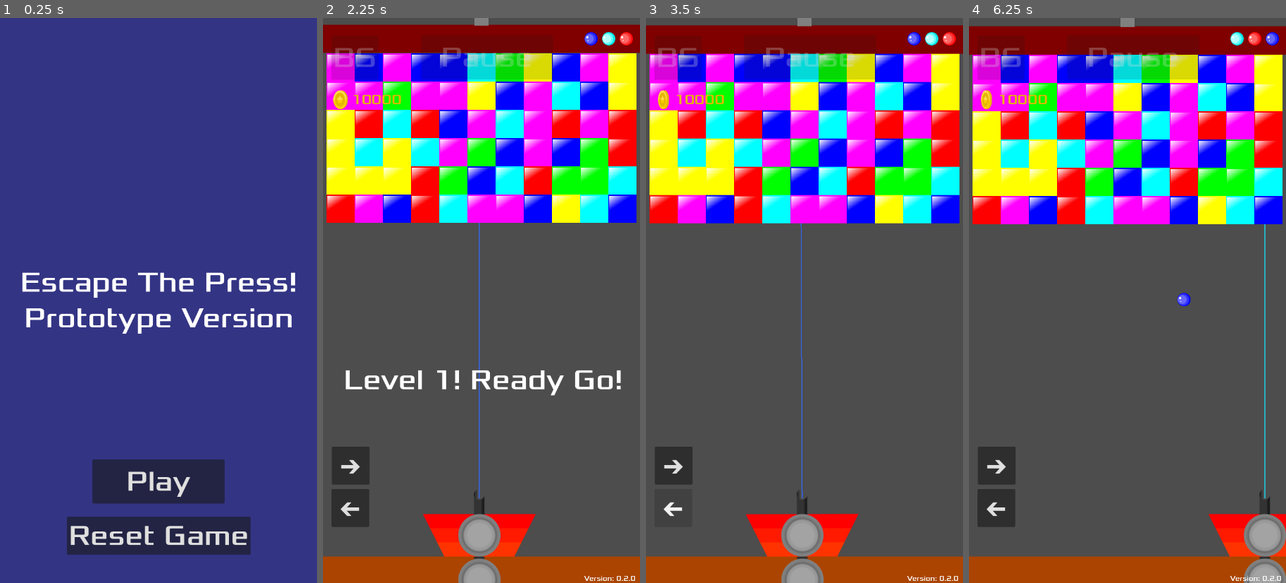
Above: before the commit, frames 1-4 (left to right).
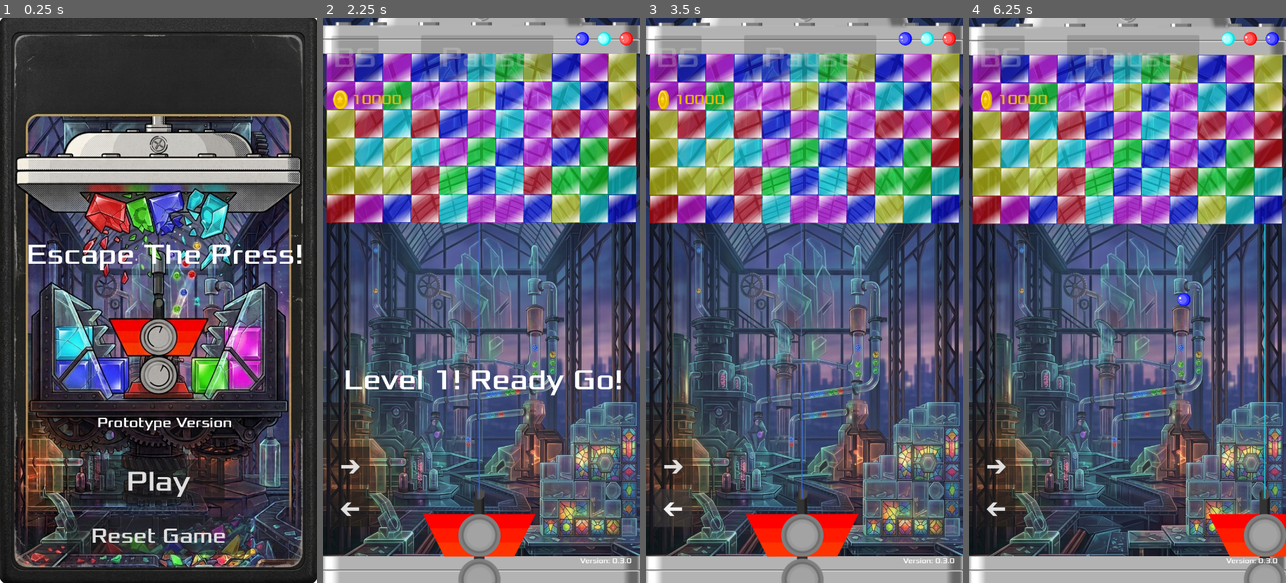
Above: after the commit, the same moments.

Repository: JamesElison/Escape_The_Press
Game: Godot game, scene res://core/scenes/set_elements/main_menu.tscn
Two runs of this game, one before a commit and one after it. Both use one fixed random seed, a clock stepped at 60 frames per second and the inputs below. Sound files missing from this copy of the repository are replaced by a short silence.
Inputs (mouse positions are in pixels of both pictures, inside the frame that each line leads up to):
- Up to frame 1 (0.25 s): no input
- Up to frame 2 (2.25 s): click "Play" at 0.5 s; click "BS" at 1.25 s; click "Equip" at 2 s
- Up to frame 3 (3.5 s): click "←" at 2.75 s
- Up to frame 4 (6.25 s): click "→" at 3.5 s; click "Pause" at 4.25 s; click "Play" at 5 s; move the mouse to (1197, 272) at 5.77 s; hold D (right) from 5.78 s (still down); click (1197, 272) at 5.85 s

The runs differ from the first frame. In frame 1, 97% of the frame differs, in the area x 0-100%, y 0-100%; in frame 2, 86%; in frame 3, 87%; in frame 4, 88%.

Commit message:
Version: 0.3.0

Diff:
--- a/core/entities/enemies/block.tscn
+++ b/core/entities/enemies/block.tscn
@@ -1,11 +1,11 @@
 [gd_scene format=3 uid="uid://bik42hpsbliq6"]
 
-[ext_resource type="Texture2D" uid="uid://e2fku2ona7dh" path="res://core/assets/sprites/set_objects/blue_block.png" id="1_jaeov"]
 [ext_resource type="Script" uid="uid://bcxkimdgv2pjv" path="res://core/scripts/block.gd" id="1_nenra"]
 [ext_resource type="AudioStream" uid="uid://cm7b8mq68n2hs" path="res://core/assets/sounds/fx/block_explode.wav" id="2_204ll"]
 [ext_resource type="AudioStream" uid="uid://don4opvfbilnj" path="res://core/assets/sounds/fx/block_color_change.wav" id="2_irl8d"]
 [ext_resource type="AudioStream" uid="uid://lmqso3hfapc1" path="res://core/assets/sounds/fx/block_explode_group.wav" id="4_76vvk"]
 [ext_resource type="AudioStream" uid="uid://c427hb413jkh2" path="res://core/assets/sounds/fx/block_move_down.wav" id="5_oqjew"]
+[ext_resource type="Texture2D" uid="uid://bbgh5ox2vchcj" path="res://core/assets/sprites/set_objects/red_block.png" id="6_oqjew"]
 
 [sub_resource type="RectangleShape2D" id="RectangleShape2D_jaeov"]
 size = Vector2(64, 64)
@@ -24,6 +24,18 @@
 "update": 0,
 "values": [Vector2(0, 0)]
 }
+tracks/1/type = "value"
+tracks/1/imported = false
+tracks/1/enabled = true
+tracks/1/path = NodePath(".:texture:load_path")
+tracks/1/interp = 1
+tracks/1/loop_wrap = true
+tracks/1/keys = {
+"times": PackedFloat32Array(0),
+"transitions": PackedFloat32Array(1),
+"update": 1,
+"values": ["res://.godot/imported/red_block.png-ecf3758f8a3e15b75726c0f64afb0323.ctex"]
+}
 
 [sub_resource type="Animation" id="Animation_204ll"]
 resource_name = "affected"
@@ -37,14 +49,31 @@
 tracks/0/keys = {
 "times": PackedFloat32Array(0, 0.15, 0.16, 0.3),
 "transitions": PackedFloat32Array(1, 1, 1, 1),
-"update": 0,
+"update": 1,
 "values": [Vector2(0, 0), Vector2(0, -20), Vector2(0, -20), Vector2(0, 0)]
+}
+
+[sub_resource type="Animation" id="Animation_oqjew"]
+resource_name = "shine"
+length = 0.14
+tracks/0/type = "value"
+tracks/0/imported = false
+tracks/0/enabled = true
+tracks/0/path = NodePath(".:texture:load_path")
+tracks/0/interp = 1
+tracks/0/loop_wrap = true
+tracks/0/keys = {
+"times": PackedFloat32Array(0, 0.06666667, 0.13333334),
+"transitions": PackedFloat32Array(1, 1, 1),
+"update": 1,
+"values": ["res://.godot/imported/red_block.png-ecf3758f8a3e15b75726c0f64afb0323.ctex", "res://.godot/imported/red_block_bright.png-2a3ce182bbeb063f3cce26fee1b3ef4d.ctex", "res://.godot/imported/red_block.png-ecf3758f8a3e15b75726c0f64afb0323.ctex"]
 }
 
 [sub_resource type="AnimationLibrary" id="AnimationLibrary_irl8d"]
 _data = {
 &"RESET": SubResource("Animation_nenra"),
-&"affected": SubResource("Animation_204ll")
+&"affected": SubResource("Animation_204ll"),
+&"shine": SubResource("Animation_oqjew")
 }
 
 [node name="Block" type="AnimatableBody2D" unique_id=1007953375]
@@ -71,7 +100,7 @@
 bus = &"fx"
 
 [node name="BlockSprite" type="Sprite2D" parent="." unique_id=6446511]
-texture = ExtResource("1_jaeov")
+texture = ExtResource("6_oqjew")
 
 [node name="BlockShape" type="CollisionShape2D" parent="." unique_id=1474964178]
 shape = SubResource("RectangleShape2D_jaeov")
@@ -79,8 +108,12 @@
 [node name="BlockTimer" type="Timer" parent="." unique_id=1884337090]
 wait_time = 5.0
 
+[node name="ShineTimer" type="Timer" parent="." unique_id=1589306535]
+wait_time = 2.0
+
 [node name="BlockAnim" type="AnimationPlayer" parent="." unique_id=1189937736]
 root_node = NodePath("../BlockSprite")
 libraries/ = SubResource("AnimationLibrary_irl8d")
 
 [connection signal="timeout" from="BlockTimer" to="." method="_on_block_timer_timeout"]
+[connection signal="timeout" from="ShineTimer" to="." method="_on_shine_timer_timeout"]
--- a/core/entities/enemies/press.tscn
+++ b/core/entities/enemies/press.tscn
@@ -19,7 +19,7 @@
 bus = &"fx"
 
 [node name="PressSprite" type="Sprite2D" parent="." unique_id=708973215]
-position = Vector2(0, -608)
+position = Vector2(0, -575)
 texture = ExtResource("1_0dhym")
 
 [node name="PressShape" type="CollisionShape2D" parent="." unique_id=2102714880]
--- a/core/scenes/levels/test_area.tscn
+++ b/core/scenes/levels/test_area.tscn
@@ -4,6 +4,7 @@
 [ext_resource type="PackedScene" uid="uid://5m7ldlu1mtar" path="res://core/entities/enemies/press.tscn" id="1_b72cg"]
 [ext_resource type="Script" uid="uid://dqb10raqrdmmm" path="res://core/scripts/level_camera.gd" id="2_01iaf"]
 [ext_resource type="PackedScene" uid="uid://fqrebvpju1u5" path="res://core/entities/players/player.tscn" id="2_ovmqw"]
+[ext_resource type="Texture2D" uid="uid://101l40aty4i2" path="res://core/assets/background/crystal_palace.jpeg" id="2_ypx8k"]
 [ext_resource type="PackedScene" uid="uid://c6p7ipae3fmnf" path="res://core/scenes/set_elements/floor.tscn" id="3_ovmqw"]
 [ext_resource type="AudioStream" uid="uid://bibiwkah2mjds" path="res://core/assets/sounds/level_music/House In a Forest Loop.ogg" id="3_y1bkx"]
 [ext_resource type="AudioStream" uid="uid://c37tvmby081i6" path="res://core/assets/sounds/level_music/gameover.wav" id="4_f6opj"]
@@ -22,6 +23,19 @@
 
 [node name="TestArea" type="Node2D" unique_id=792366202]
 script = ExtResource("1_3c2jl")
+
+[node name="LevelBackground" type="CanvasLayer" parent="." unique_id=1276224861]
+layer = -100
+
+[node name="BackGround" type="TextureRect" parent="LevelBackground" unique_id=479453263]
+anchors_preset = 15
+anchor_right = 1.0
+anchor_bottom = 1.0
+grow_horizontal = 2
+grow_vertical = 2
+texture = ExtResource("2_ypx8k")
+expand_mode = 1
+stretch_mode = 6
 
 [node name="LevelCamera" type="Camera2D" parent="." unique_id=1925875187]
 process_callback = 0
@@ -69,6 +83,21 @@
 position = Vector2(689, 47)
 rotation = 4.712389
 
+[node name="VersionLabel" type="Label" parent="." unique_id=1082328299]
+anchors_preset = -1
+anchor_left = 14.825
+anchor_top = 31.5
+anchor_right = 17.75
+anchor_bottom = 32.075
+offset_left = 584.0
+offset_top = 1220.0
+offset_right = 701.0
+offset_bottom = 1240.0
+grow_horizontal = 0
+grow_vertical = 0
+theme_override_fonts/font = ExtResource("11_nqyh5")
+text = "Version: 0.3.0"
+
 [node name="LevelCanvasLayer" type="CanvasLayer" parent="." unique_id=1652093017]
 
 [node name="BodyShop" parent="LevelCanvasLayer" unique_id=1610804757 instance=ExtResource("14_skvvx")]
@@ -98,18 +127,6 @@
 text = " "
 horizontal_alignment = 1
 vertical_alignment = 1
-
-[node name="VersionLabel" type="Label" parent="LevelCanvasLayer/HUD" unique_id=1082328299]
-layout_mode = 1
-anchors_preset = -1
-anchor_left = 14.825
-anchor_top = 31.5
-anchor_right = 17.75
-anchor_bottom = 32.075
-grow_horizontal = 0
-grow_vertical = 0
-theme_override_fonts/font = ExtResource("11_nqyh5")
-text = "Version: 0.2.0"
 
 [node name="BodyShopButton" parent="LevelCanvasLayer/HUD" unique_id=575916918 node_paths=PackedStringArray("body_shop_ui", "pause_button") instance=ExtResource("13_jyd58")]
 process_mode = 3
--- a/core/scenes/set_elements/charger.tscn
+++ b/core/scenes/set_elements/charger.tscn
@@ -19,14 +19,14 @@
 collision_mask = 256
 
 [node name="Shape" type="CollisionShape2D" parent="ChargerExitArea" unique_id=459929056]
-position = Vector2(0, -80)
+position = Vector2(0, -100)
 scale = Vector2(2, 2)
 shape = SubResource("RectangleShape2D_k6ly5")
 
 [node name="ChargerMarker1" type="Marker2D" parent="." unique_id=741308728]
 
 [node name="ChargerMarker2" type="Marker2D" parent="." unique_id=346315255]
-position = Vector2(0, -40)
+position = Vector2(0, -50)
 
 [node name="ChargerMarker3" type="Marker2D" parent="." unique_id=1862478483]
-position = Vector2(0, -80)
+position = Vector2(0, -100)
--- a/core/scenes/set_elements/hud.tscn
+++ b/core/scenes/set_elements/hud.tscn
@@ -6,30 +6,41 @@
 [node name="HUD" type="CanvasLayer" unique_id=931431950]
 script = ExtResource("1_sg3qs")
 
-[node name="HUDColorRect" type="ColorRect" parent="." unique_id=1523232803]
-anchors_preset = 15
-anchor_right = 1.0
-anchor_bottom = 1.0
-grow_horizontal = 2
-grow_vertical = 2
-color = Color(0.19880077, 0.20353252, 0.51776195, 1)
-
 [node name="MessageLabel" type="Label" parent="." unique_id=144190612]
 anchors_preset = 8
 anchor_left = 0.5
 anchor_top = 0.5
 anchor_right = 0.5
 anchor_bottom = 0.5
-offset_left = -314.5
-offset_top = -120.0
-offset_right = 314.5
-offset_bottom = 120.0
+offset_left = -300.0
+offset_top = -143.0
+offset_right = 329.0
+offset_bottom = 16.0
 grow_horizontal = 2
 grow_vertical = 2
 theme_override_fonts/font = ExtResource("1_w0588")
 theme_override_font_sizes/font_size = 64
 text = "Escape The Press!
-Prototype Version"
+"
+horizontal_alignment = 1
+vertical_alignment = 1
+
+[node name="MessageLabel2" type="Label" parent="." unique_id=501870911]
+anchors_preset = 7
+anchor_left = 0.5
+anchor_top = 1.0
+anchor_right = 0.5
+anchor_bottom = 1.0
+offset_left = -300.0
+offset_top = -392.0
+offset_right = 329.0
+offset_bottom = -292.0
+grow_horizontal = 2
+grow_vertical = 0
+theme_override_fonts/font = ExtResource("1_w0588")
+theme_override_font_sizes/font_size = 32
+text = "Prototype Version
+"
 horizontal_alignment = 1
 vertical_alignment = 1
 
@@ -62,7 +73,7 @@
 grow_horizontal = 2
 grow_vertical = 0
 theme_override_fonts/font = ExtResource("1_w0588")
-theme_override_font_sizes/font_size = 64
+theme_override_font_sizes/font_size = 48
 text = "Reset Game"
 
 [connection signal="pressed" from="StartButton" to="." method="_on_start_button_pressed"]
--- a/core/scenes/set_elements/main_menu.tscn
+++ b/core/scenes/set_elements/main_menu.tscn
@@ -1,7 +1,21 @@
 [gd_scene format=3 uid="uid://cxw1n1qnststx"]
 
 [ext_resource type="PackedScene" uid="uid://by3lvy4ieoswm" path="res://core/scenes/set_elements/hud.tscn" id="1_jsm2u"]
+[ext_resource type="Texture2D" uid="uid://c07vflll64lb5" path="res://core/assets/background/main_menu_background.jpeg" id="1_y7ek6"]
 
 [node name="MainMenu" type="Node2D" unique_id=773711802]
 
+[node name="MainMenuBackGround" type="CanvasLayer" parent="." unique_id=1304510968]
+layer = -100
+
+[node name="BackGround" type="TextureRect" parent="MainMenuBackGround" unique_id=244594244]
+anchors_preset = 15
+anchor_right = 1.0
+anchor_bottom = 1.0
+grow_horizontal = 2
+grow_vertical = 2
+texture = ExtResource("1_y7ek6")
+expand_mode = 1
+stretch_mode = 6
+
 [node name="HUD" parent="." unique_id=931431950 instance=ExtResource("1_jsm2u")]
--- a/core/scripts/block.gd
+++ b/core/scripts/block.gd
@@ -26,6 +26,7 @@
 @onready var block_move_down_sound = $BlockMoveDownSound
 @onready var block_sprite = $BlockSprite
 @onready var block_timer = $BlockTimer
+@onready var shine_timer = $ShineTimer
 @onready var block_anim = $BlockAnim
 
 var block_colors = [
@@ -37,6 +38,16 @@
 	"res://core/assets/sprites/set_objects/yellow_block.png"
 ]
 
+# Mapeamento dos sprites brilhantes com base no índice da cor
+var bright_block_colors = [
+	"res://core/assets/sprites/set_objects/red_block_bright.png",
+	"res://core/assets/sprites/set_objects/green_block_bright.png",
+	"res://core/assets/sprites/set_objects/blue_block_bright.png",
+	"res://core/assets/sprites/set_objects/ciano_block_bright.png",
+	"res://core/assets/sprites/set_objects/magenta_block_bright.png",
+	"res://core/assets/sprites/set_objects/yellow_block_bright.png"
+]
+
 func set_block_color(val: int) -> void:
 	block_color = val
 	if is_node_ready() and block_sprite and val >= 0 and val < block_colors.size():
@@ -44,7 +55,7 @@
 
 func _ready() -> void:
 	# Se a cor ainda for -1, sorteia uma cor aleatória.
-	# Se a bola já definiu a cor antes, mantém a cor definida.
+	# Se a bola já definir a cor antes, mantém a cor definida.
 	if block_color == -1:
 		block_color = randi() % block_colors.size()
 	else:
@@ -54,6 +65,9 @@
 
 	# Desativa sync com física tradicional para poder mover livremente ao cair
 	sync_to_physics = false
+
+	if shine_timer:
+		shine_timer.start()
 
 func _physics_process(delta: float) -> void:
 	# Quando o bloco soltar da Prensa, fazemos ele cair até atingir o chão
@@ -303,6 +317,24 @@
 func _on_block_timer_timeout() -> void:
 	queue_free()
 
+# Executa o efeito de brilho dinâmico usando o sprite correspondente à cor atual
+func _on_shine_timer_timeout() -> void:
+	if is_being_destroyed or not block_sprite:
+		return
+
+	if block_color >= 0 and block_color < bright_block_colors.size():
+		var original_texture_path = block_colors[block_color]
+		var bright_texture_path = bright_block_colors[block_color]
+
+		if ResourceLoader.exists(bright_texture_path):
+			block_sprite.texture = load(bright_texture_path)
+
+			# Aguarda os 0.14s do brilho e retorna para a textura normal
+			await get_tree().create_timer(0.14).timeout
+
+			if is_instance_valid(self) and not is_being_destroyed and block_sprite:
+				block_sprite.texture = load(original_texture_path)
+
 # Transição suave entre a cor antiga e a nova cor misturada
 func fade_to_color(new_color_index: int) -> void:
 	if not block_sprite or new_color_index < 0 or new_color_index >= block_colors.size():
Binary file added: core/assets/background/crystal_palace.jpeg
Not shown, changed: core/assets/background/crystal_palace.jpeg.import
Binary file added: core/assets/background/main_menu_background.jpeg
Not shown, added: core/assets/background/main_menu_background.jpeg.import
Binary file changed: core/assets/sprites/set_objects/black_ball.png
Binary file changed: core/assets/sprites/set_objects/black_block.png
Binary file added: core/assets/sprites/set_objects/black_block_bright.png
Not shown, added: core/assets/sprites/set_objects/black_block_bright.png.import
Binary file changed: core/assets/sprites/set_objects/blue_block.png
Binary file added: core/assets/sprites/set_objects/blue_block_bright.png
Not shown, added: core/assets/sprites/set_objects/blue_block_bright.png.import
Binary file changed: core/assets/sprites/set_objects/ciano_block.png
(and 47 more such lines)
